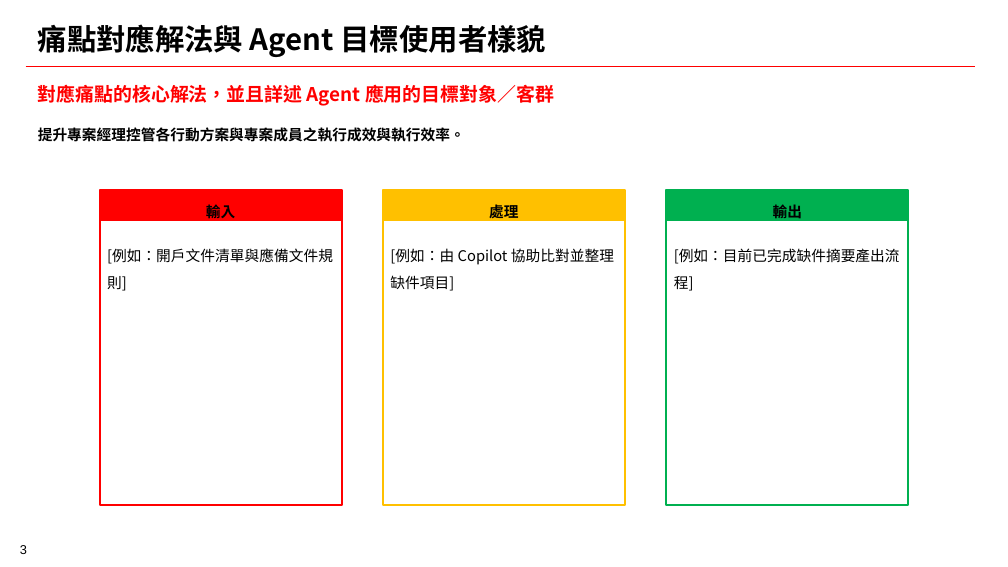
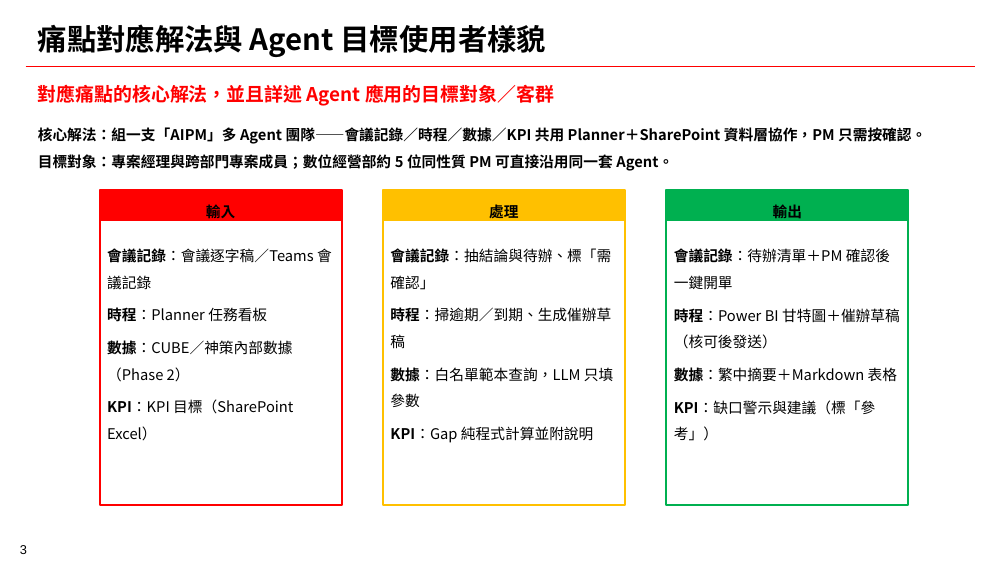
Before and after one commit to how0531/sino_AI-PM, a slide deck: slide 3 of AI競賽.pptx. Drawn at 1008x567 pixels with LibreOffice and Linux fonts; fonts in the diff are those of the drawing; background and template pictures are left out. Boxes give left, top, right and bottom in pixels: in the first picture for what was removed or moved away, otherwise in the second. Text is boxed around its words. In the diff, an @@ line names an element or a change of style, - is before the commit and + after.

```diff
--- a/AI競賽.pptx
+++ b/AI競賽.pptx
@@ text at [38, 127, 926, 171]: text changed @@
-提升專案經理控管各行動方案與專案成員之執行成效與執行效率。
+核心解法：組一支「AIPM」多 Agent 團隊——會議記錄／時程／數據／KPI 共用 Planner＋SharePoint 資料層協作，PM 只需按確認。
+目標對象：專案經理與跨部門專案成員；數位經營部約 5 位同性質 PM 可直接沿用同一套 Agent。
@@ text at [107, 248, 332, 441]: text changed @@
-[例如：開戶文件清單與應備文件規則]
+會議記錄：會議逐字稿／Teams 會議記錄
+時程：Planner 任務看板
+數據：CUBE／神策內部數據（Phase 2）
+KPI：KPI 目標（SharePoint Excel）
@@ text at [390, 248, 613, 443]: text changed @@
-[例如：由 Copilot 協助比對並整理缺件項目]
+會議記錄：抽結論與待辦、標「需確認」
+時程：掃逾期／到期、生成催辦草稿
+數據：白名單範本查詢，LLM 只填參數
+KPI：Gap 純程式計算並附說明
@@ text at [674, 248, 900, 441]: text changed @@
-[例如：目前已完成缺件摘要產出流程]
+會議記錄：待辦清單＋PM 確認後一鍵開單
+時程：Power BI 甘特圖＋催辦草稿（核可後發送）
+數據：繁中摘要＋Markdown 表格
+KPI：缺口警示與建議（標「參考」）
```
Also in this commit, not shown: 6 other slides changed, 1 slide added, 12 other files.
